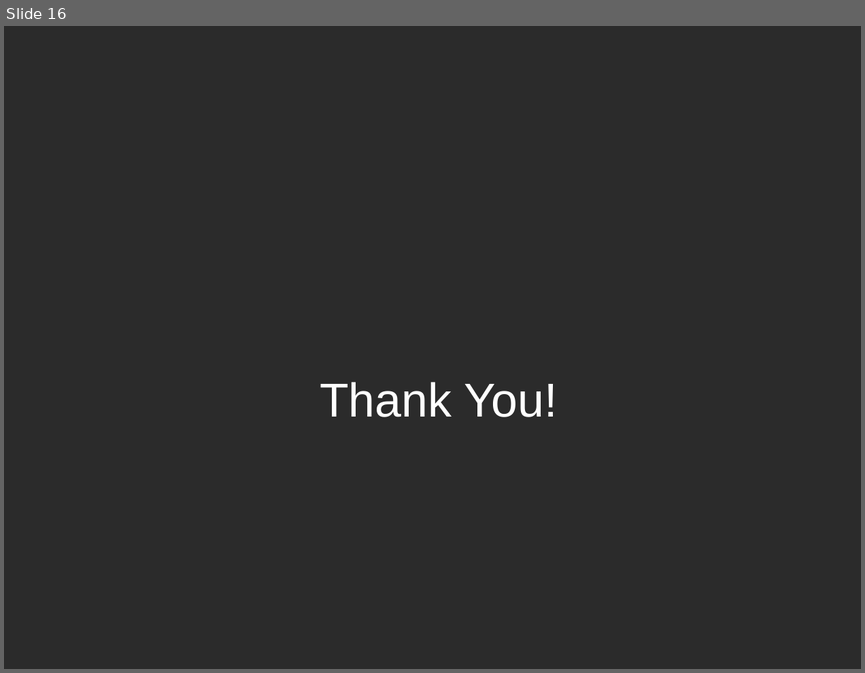
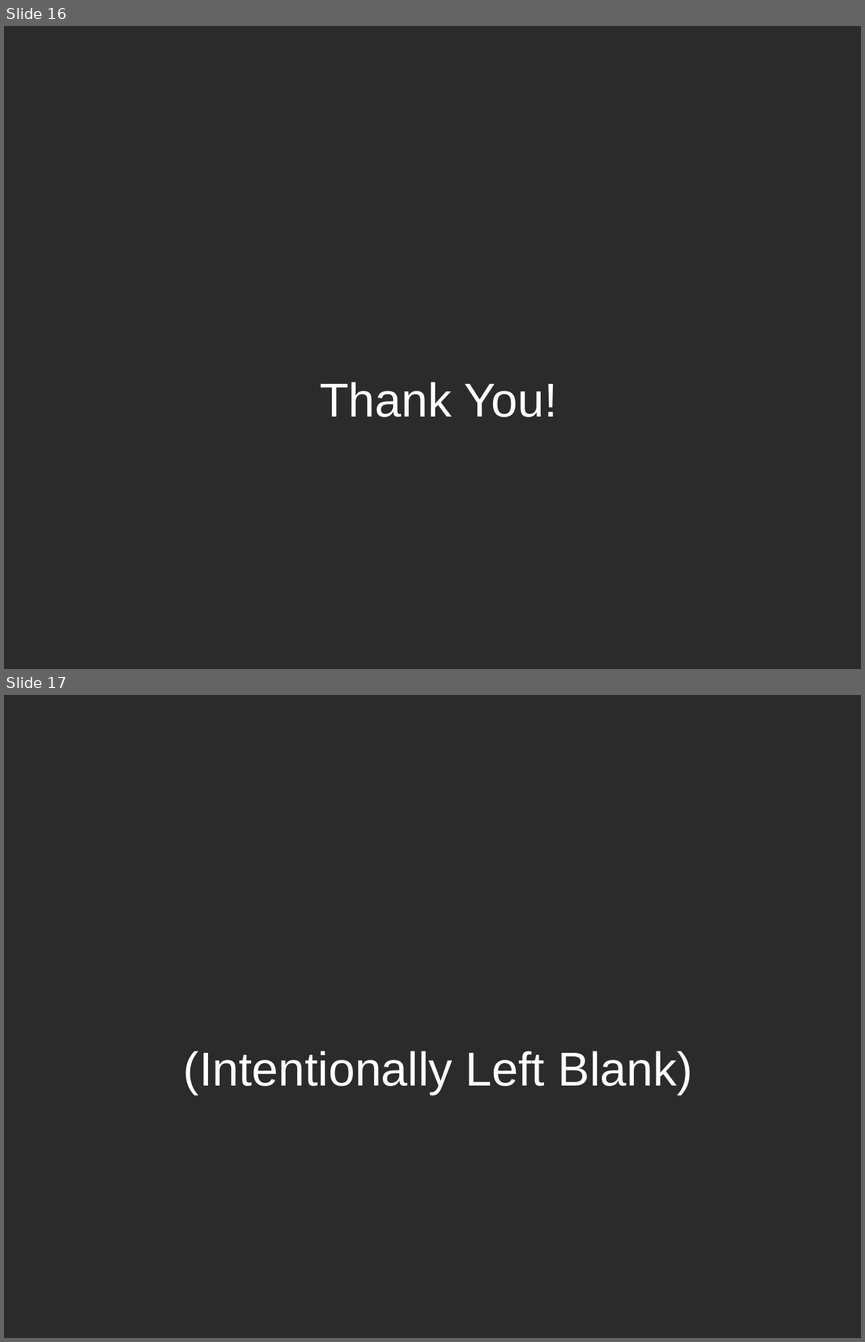
Before and after one commit to TheComet/bat6, a slide deck: doc/presentation/libreoffice/presentation.odp. Shown one above the other, each under a label of ours: slide 16 before the commit, slides 16 and 17 after it. The pictures are 865x673 and 865x1342 pixels, drawn with LibreOffice and Linux fonts; fonts in the diff are those of the drawing; background and template pictures are left out; a plain dark background stands for a picture behind light text. Boxes give left, top, right and bottom in pixels: in the first picture for what was removed or moved away, otherwise in the second. Text is boxed around its words. In the diff, an @@ line names an element or a change of style, - is before the commit and + after.

```diff
--- a/doc/presentation/libreoffice/presentation.odp
+++ b/doc/presentation/libreoffice/presentation.odp
@@ slide 17 added at box(4, 695, 861, 1338), background picture (left out) @@
@@ title added at box(184, 1051, 693, 1095), 44 pt, text #FFFFFF @@
+(Intentionally Left Blank)
```
Also in this commit, not shown: 1 slide changed, 1 other slide added, 1 slide removed.
